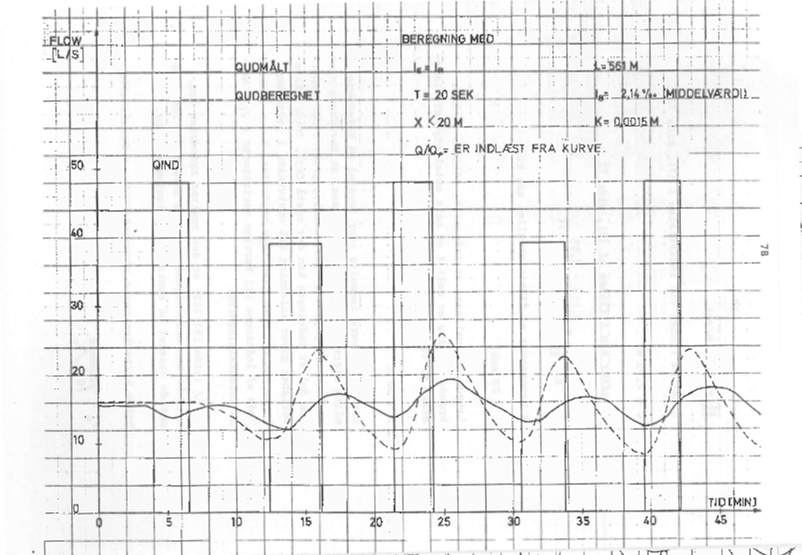
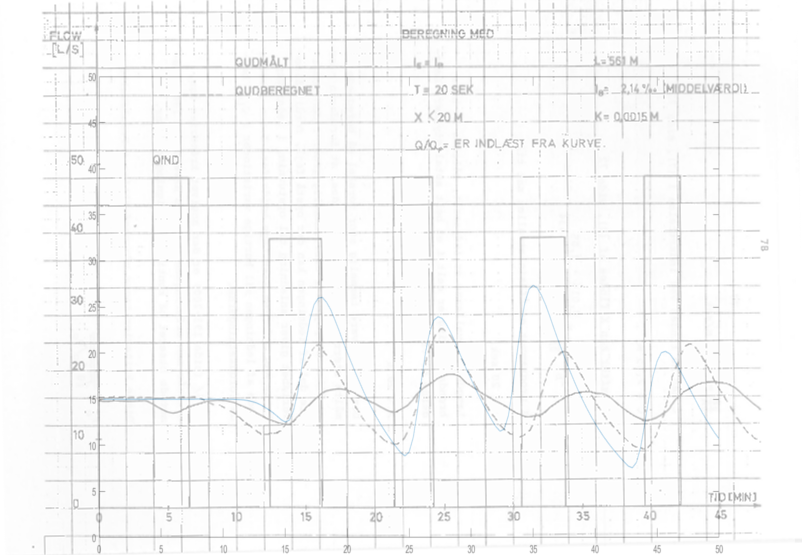
The second 802x555 image is a revision of the first. Changes to its layers:
added layer "Lag #1" (50%) above "Lag" over [41, 0, 780, 36]
painted on "Transformering" over [0, 0, 802, 555]
removed layer "Synlig" over [253, 128, 802, 555]
